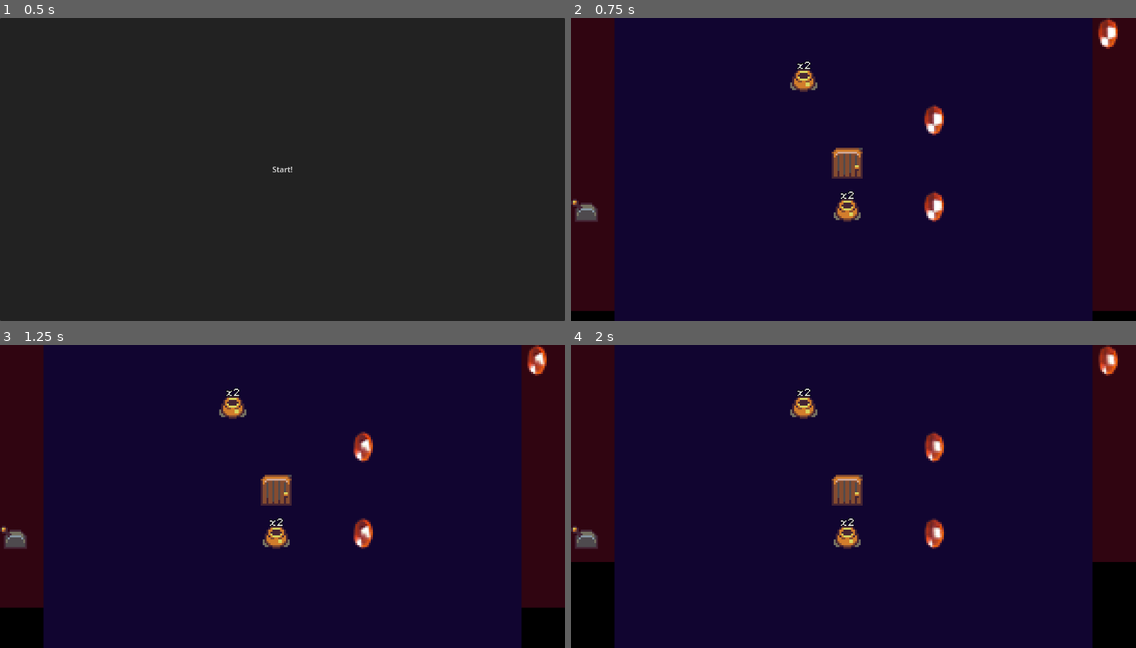
Above: before the commit, frames 1-4 (two rows, left to right).
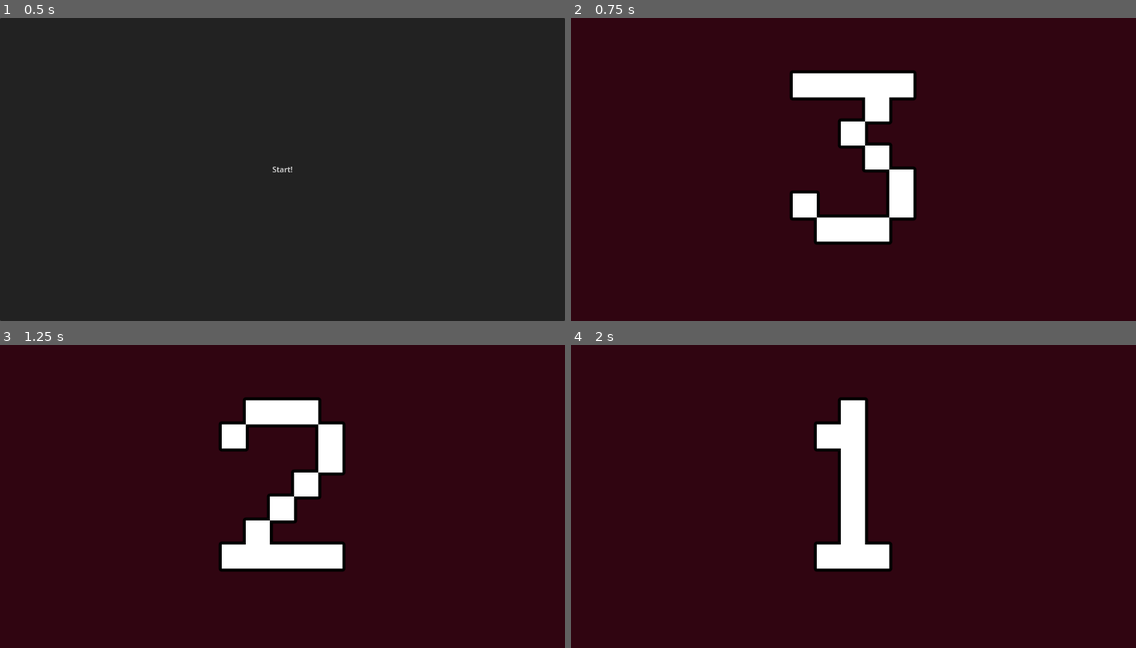
Above: after the commit, the same moments.

Repository: tedsteen/godot-cursors
Game: Godot game, scene res://main.tscn
The game is run twice, just before and just after one commit, with the same random seed, the same clock (stepped at 60 frames per second) and the same inputs. Sound files missing from this copy of the repository are replaced by a short silence.
Inputs (mouse positions are in pixels of both pictures, inside the frame that each line leads up to):
- Up to frame 1 (0.5 s): no input
- Up to frame 2 (0.75 s): click "Start!" at 0.5 s
- Up to frame 3 (1.25 s): no input
- Up to frame 4 (2 s): move the mouse to (977, 481) at 1.27 s; click (977, 481) at 1.42 s

Frame 1 is identical in both runs. In frame 2, 86% of the frame differs, in the area x 0-100%, y 0-100%; in frame 3, 87%; in frame 4, 89%.

Commit message:
somewhat playable

Diff:
--- a/cursor.gd
+++ b/cursor.gd
@@ -8,16 +8,21 @@
 var history = {}
 var left_pressed = false
 var left_clicked = false
-var level: Level
-var _goto_next_level: Callable
+var level: Level: set = set_level
+var goto_next_level: Callable
 
 static func create(p_level: Level, p_position: Vector2, p_goto_next_level: Callable) -> Cursor:
 	var cursor: Cursor = cursor_res.instantiate()
+	cursor.position = p_position
+	cursor.goto_next_level = p_goto_next_level.bind(cursor)
 	cursor.level = p_level
-	cursor.position = p_position
-	cursor._goto_next_level = p_goto_next_level
-	cursor.level.add_child(cursor)
+	cursor.add_to_group("cursors")
 	return cursor
+
+func set_level(new_level: Level):
+	if level: level.remove_child(self)
+	new_level.add_child(self)
+	level = new_level
 
 func record_frame(frame: int, mouse_event: InputEventMouse):
 	self.history[frame] = mouse_event
@@ -35,6 +40,3 @@
 		self.scale = Vector2(texture_scale, texture_scale)
 		return
 	left_clicked = false
-
-func goto_next_level():
-	_goto_next_level.call(self)
--- a/dungeon.gd
+++ b/dungeon.gd
@@ -1,8 +1,10 @@
 extends Node2D
 class_name Dungeon
 
+const dungeon_intro_res = preload("res://dungeon_intro.tscn")
+
 @export var rng_seed = 0
-@export var cursor_lifetime = 5
+@export var cursor_lifetime = 15
 
 @onready var background_rect = %BackgroundRect
 @onready var time_rect = %TimeRect
@@ -14,7 +16,6 @@
 var frame
 var rng: RandomNumberGenerator
 var current_recording: Cursor
-var cursors: Array[Cursor]
 
 var point_params: = PhysicsPointQueryParameters2D.new()
 
@@ -25,39 +26,55 @@
 	rng.seed = rng_seed
 	point_params.collide_with_areas = true
 	#point_params.collision_mask = 2
-	cursors = []
-	var level1 = Level.create(0, int(background_rect.size.x / Level.CELL_SIZE), int(background_rect.size.y / Level.CELL_SIZE))
-	levels.append(level1)
-	add_child(level1)
 	reset_time()
-
-#func set_curr_level(p_level: Level):
-#	if curr_level: curr_level.hide()
-#	curr_level = p_level
-#	add_child(p_level)
 
 func get_next_level(p_level: Level) -> Level:
 	var curr_index = levels.find(p_level)
-	if levels.size() <= curr_index +1:
-		print_debug("Need a new level")
-	return p_level
+	if levels.size() <= curr_index + 1:
+		var level = Level.create(curr_index + 1, int(background_rect.size.x / Level.CELL_SIZE), int(background_rect.size.y / Level.CELL_SIZE))
+		level.hide()
+		levels.append(level)
+		add_child(level)
+	return levels[curr_index + 1]
 
 func goto_next_level(cursor: Cursor):
-	print_debug("TODO: Goto next level!! ", cursor)
+	print_debug("Goto next level!", cursor)
+	var next_level: Level = get_next_level(cursor.level)
+
+	if cursor == current_recording:
+		cursor.level.hide()
+		next_level.show()
+
+	cursor.level = next_level
 
 func reset_time():
 	time = 0
 	frame = 0
-	if current_recording: current_recording.show()
-	current_recording = Cursor.create(levels[0], get_global_mouse_position(), goto_next_level)
+	for level in levels:
+		level.queue_free()
+	levels = []
+
+	var level1 = Level.create(0, int(background_rect.size.x / Level.CELL_SIZE), int(background_rect.size.y / Level.CELL_SIZE))
+	levels.append(level1)
+	add_child(level1)
+
+	if current_recording:
+		current_recording.show()
+		current_recording.level.hide()
+
+	for cursor in get_tree().get_nodes_in_group("cursors"):
+		cursor.level = level1
+
+	current_recording = Cursor.create(level1, get_global_mouse_position(), goto_next_level)
+	level1.show()
 	current_recording.hide()
-	cursors.append(current_recording)
 
-	#if new_map:
-	#	for entity in get_tree().get_nodes_in_group("entities"):
-	#		entity.queue_free()
-	#
-	#	generate_map_data(5, 1)
+	var intro: DungeonIntro = dungeon_intro_res.instantiate()
+	intro.time = 3
+	intro.dungeon = self
+	get_tree().get_root().add_child.call_deferred(intro)
+	get_tree().get_root().remove_child(self)
+
 var last_mouse_event: InputEventMouse
 
 func _physics_process(delta):
@@ -70,28 +87,27 @@
 		current_recording.record_frame(frame, last_mouse_event)
 		last_mouse_event = null
 
-	var cursors_per_entity = {}
-	for entity in get_tree().get_nodes_in_group("entities"):
-		var cs: Array[Cursor] = []
-		cursors_per_entity[entity] = cs
+	for level in levels:
+		var cursors_per_entity = {}
+		for entity in level.get_nodes_in_group("entities"):
+			var cs: Array[Cursor] = []
+			cursors_per_entity[entity] = cs
 
-	for cursor in cursors:
-		cursor.play_frame(frame)
-		point_params.position = cursor.position * view_to_world
-		var hits = dss.intersect_point(point_params)
-		for hit in hits:
-			var entity = hit.collider
-			cursors_per_entity[entity].append(cursor)
+		for cursor in level.get_nodes_in_group("cursors"):
+			cursor.play_frame(frame)
+			point_params.position = cursor.position * view_to_world
+			var hits = dss.intersect_point(point_params)
+			for hit in hits:
+				var entity = hit.collider
+				if level.has_entity(entity):
+					cursors_per_entity[entity].append(cursor)
 
-	for entity in cursors_per_entity:
-		entity.handle_cursors(cursors_per_entity[entity])
+		for entity in cursors_per_entity:
+			entity.handle_cursors(cursors_per_entity[entity])
 
 	time_rect.size.y = background_rect.size.y * (1 - time / cursor_lifetime)
-	var total_pot_health = 0
-	var remaining_pot_health = 0
-	for pot in get_tree().get_nodes_in_group("pots"):
-		remaining_pot_health += pot.health
-		total_pot_health += pot.start_health
+	var total_pot_health = current_recording.level.total_pot_health
+	var remaining_pot_health = current_recording.level.curr_pot_health
 
 	progress_rect.size.y = 0 if total_pot_health == 0 else background_rect.size.y * (1 - (total_pot_health - remaining_pot_health) / float(total_pot_health))
 	frame += 1
--- a/dungeon_intro.gd
+++ b/dungeon_intro.gd
@@ -8,8 +8,8 @@
 	print_debug("Ready in intro!")
 
 func _process(delta):
-	time -= delta
-	countdown_label.text = "%d" % int(time)
+	time -= delta*2
+	countdown_label.text = "%d" % int(time + 1)
 	if time <= 0:
 		queue_free()
 		get_tree().get_root().add_child(dungeon)
--- a/entities/door.gd
+++ b/entities/door.gd
@@ -9,14 +9,16 @@
 @onready var hidden_entity_container = %HiddenEntityContainer
 
 var open = false: set = set_open
-var available = false : set = set_available
-var unlocked = true : set = set_unlocked
+var lock_signal: Signal
+#var available = false : set = set_available
+#var unlocked = true : set = set_unlocked
 var hidden_entity : set = set_hidden_entity, get = get_hidden_entity
-var lever: Lever
+#var lever: Lever
 
-static func create(p_lever: Lever, p_hidden_entity: Entity) -> Door:
+static func create(p_hidden_entity: Entity, p_lock_signal: Signal, p_lever: Lever = null) -> Door:
 	var door: Door = door_res.instantiate()
-	door.lever = p_lever
+	door.lock_signal = p_lock_signal
+	#door.lever = p_lever
 	door.hidden_entity = p_hidden_entity
 	p_hidden_entity.add_to_group("entities")
 	door.add_to_group("doors")
@@ -27,29 +29,28 @@
 	if entity:
 		hidden_entity_container.add_child(entity)
 		entity.disable()
-	if lever:
-		lever.pulled.connect(set_unlocked)
-		set_unlocked(false)
 
-func _physics_process(_delta):
-	var total_pot_health = 0
-	for pot in get_tree().get_nodes_in_group("pots"):
-		total_pot_health += pot.health
-	available = total_pot_health == 0
+	lock_signal.connect(set_open)
+
+#func _physics_process(_delta):
+#	var total_pot_health = 0
+#	for pot in get_tree().get_nodes_in_group("pots"):
+#		total_pot_health += pot.health
+#	available = total_pot_health == 0
 
 func handle_cursors(cursors: Array[Cursor]):
 	if !open && cursors.any(func(cursor: Cursor): return cursor.left_clicked):
 		closed_click_audio.play()
 
-func set_unlocked(p_unlocked: bool):
-	if unlocked != p_unlocked:
-		unlocked = p_unlocked
-		open = available && unlocked
+#func set_unlocked(p_unlocked: bool):
+#	if unlocked != p_unlocked:
+#		unlocked = p_unlocked
+#		open = available && unlocked
 
-func set_available(p_available: bool):
-	if available != p_available:
-		available = p_available
-		open = available && unlocked
+#func set_available(p_available: bool):
+#	if available != p_available:
+#		available = p_available
+#		open = available && unlocked
 
 func set_open(p_open: bool):
 	if open != p_open:
--- a/entities/stairs_up.gd
+++ b/entities/stairs_up.gd
@@ -15,5 +15,5 @@
 	if clicked_cursors.size() > 0:
 		next_level_audio.play()
 	for cursor in clicked_cursors:
-		cursor.goto_next_level()
+		cursor.goto_next_level.call()
 		#print_debug("TODO: Take cursor to next level ", cursor)
--- a/level.gd
+++ b/level.gd
@@ -5,10 +5,14 @@
 
 var width: int
 var height: int
-
 var rng: RandomNumberGenerator
 
+var total_pot_health: int
+var curr_pot_health: int : set = set_curr_pot_health
+
 @export var rng_seed = 1
+
+signal pots_cleared(is_cleared: bool)
 
 const CELL_SIZE = 90
 static func create(p_rng_seed: int, p_width: int, p_height: int) -> Level:
@@ -22,6 +26,29 @@
 	rng = RandomNumberGenerator.new()
 	rng.seed = rng_seed
 	generate_map_data(2, 2)
+	total_pot_health = count_pot_health()
+
+func count_pot_health() -> int:
+	var total_pot_health = 0
+	for pot in get_nodes_in_group("pots"):
+		total_pot_health += pot.health
+	return total_pot_health
+
+func set_curr_pot_health(new_health: int):
+	if curr_pot_health != new_health:
+		curr_pot_health = new_health
+		if curr_pot_health == 0: pots_cleared.emit(true)
+
+func _physics_process(_delta):
+	curr_pot_health = count_pot_health()
+
+func get_nodes_in_group(group: StringName) -> Array[Node]:
+	return get_tree().get_nodes_in_group(group).filter(func(node: Node):
+		return node.get_parent() == self || node.get_parent().get_parent().get_parent() == self
+	)
+
+func has_entity(entity: Entity) -> bool:
+	return get_nodes_in_group("entities").any(func(node): return node == entity)
 
 func generate_map_data(difficulty: int, amount: int):
 	var available_entities: Array[Entity] = []
@@ -29,17 +56,16 @@
 	for i in range(0, amount):
 		available_entities.append(Pot.create(rng.randi() % difficulty + 1))
 
-	var lever: Lever = Lever.create()
-	available_entities.append(lever)
-	for i in range(0, 3):
+	#var lever: Lever = Lever.create()
+	#available_entities.append(lever)
+	for i in range(0, 1):
 		var gem: Gem = Gem.create()
 		available_entities.append(gem)
-		#available_entities.append(Door.create(lever, gem))
+		#available_entities.append(Door.create(gem, pots_cleared, lever))
 
 	var stairs_up: StairsUp = StairsUp.create()
-
 	#available_entities.append(stairs_up)
-	available_entities.append(Door.create(lever, stairs_up))
+	available_entities.append(Door.create(stairs_up, pots_cleared))
 
 	if available_entities.size() > width * height:
 		push_error("Can't fit content on map.")
--- a/main.tscn
+++ b/main.tscn
@@ -3,7 +3,6 @@
 [sub_resource type="GDScript" id="GDScript_s6kj2"]
 script/source = "extends Node2D
 var dungeon_res = preload(\"res://dungeon.tscn\")
-var dungeon_intro_res = preload(\"res://dungeon_intro.tscn\")
 
 #func _input(event):
 #	if event is InputEventMouse:
@@ -19,12 +18,9 @@
 
 
 func _on_button_pressed():
-	var intro: DungeonIntro = dungeon_intro_res.instantiate()
 	var dungeon: Dungeon = dungeon_res.instantiate()
 	dungeon.rng_seed = 1
-	intro.time = 0
-	intro.dungeon = dungeon
-	get_tree().get_root().add_child.call_deferred(intro)
+	get_tree().get_root().add_child.call_deferred(dungeon)
 	queue_free()
 "
 
